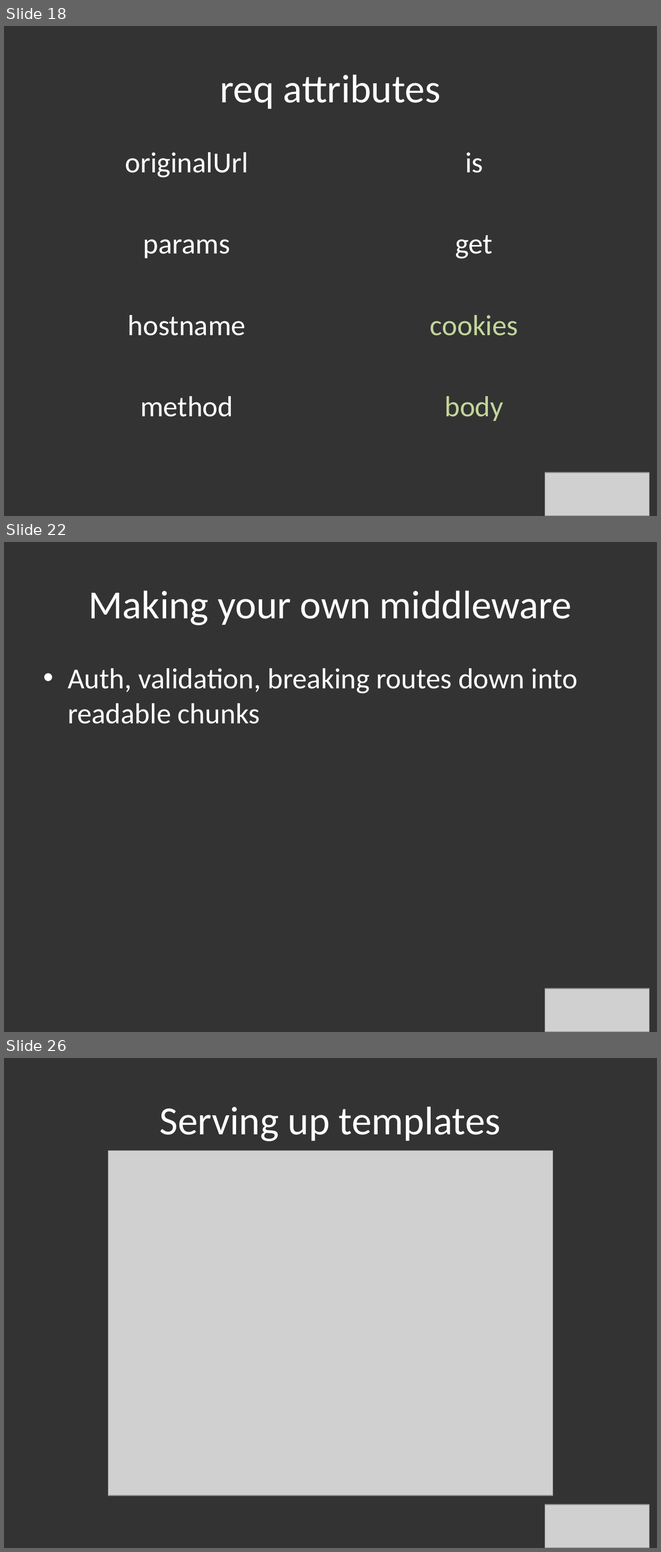
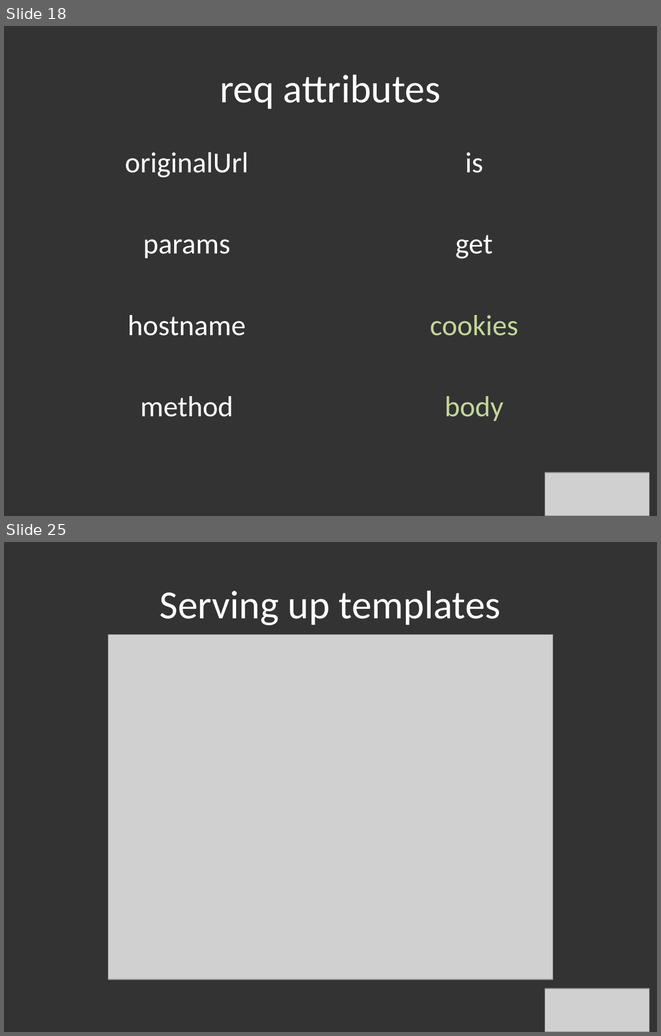
Before and after one commit to hlfshell/node.jSTL-Intro-Series---An-Introduction-to-Express, a slide deck: nodejs intro to express.pptx. Shown one above the other, each under a label of ours: slides 18, 22 and 26 before the commit, slides 18 and 25 after it; the slides between them are not shown. The pictures are 661x1552 and 661x1036 pixels, drawn with LibreOffice and Linux fonts; fonts in the diff are those of the drawing; grey boxes stand for pictures. Boxes give left, top, right and bottom in pixels: in the first picture for what was removed or moved away, otherwise in the second. Text is boxed around its words. In the diff, an @@ line names an element or a change of style, - is before the commit and + after.

```diff
--- a/nodejs intro to express.pptx
+++ b/nodejs intro to express.pptx
@@ slide 22 removed at <box>4,542,657,1032</box>, background #333333 @@
@@ title removed at <box>88,590,572,625</box> @@
-Making your own middleware
@@ text removed at <box>68,668,578,724</box> @@
-• Auth, validation, breaking routes down into readable chunks
@@ picture removed at <box>545,988,649,1032</box> @@
@@ what was slide 26 is now slide 25 @@
```
Also in this commit, not shown: 6 slides changed, 2 slides added, 3 other slides removed, 7 other files.
